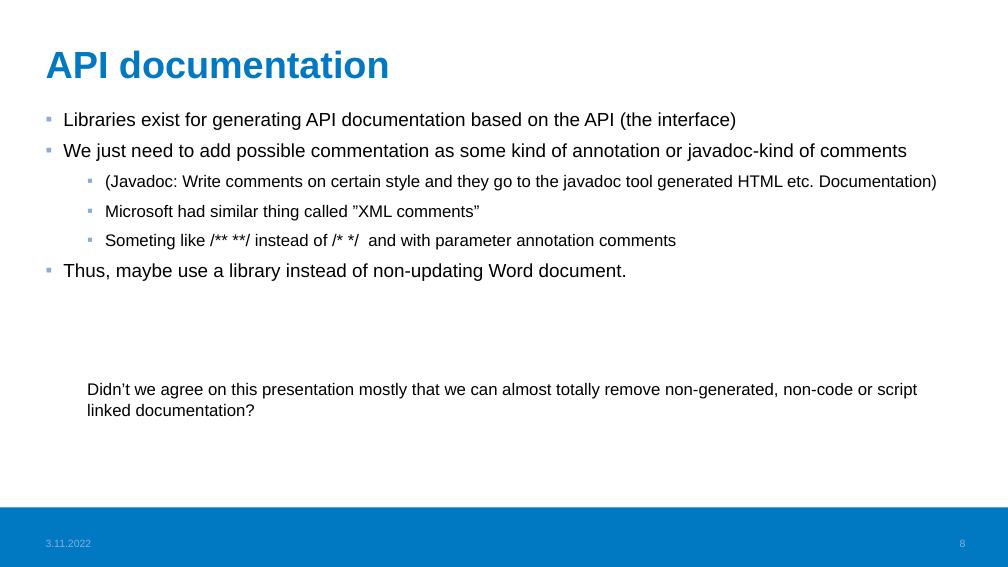
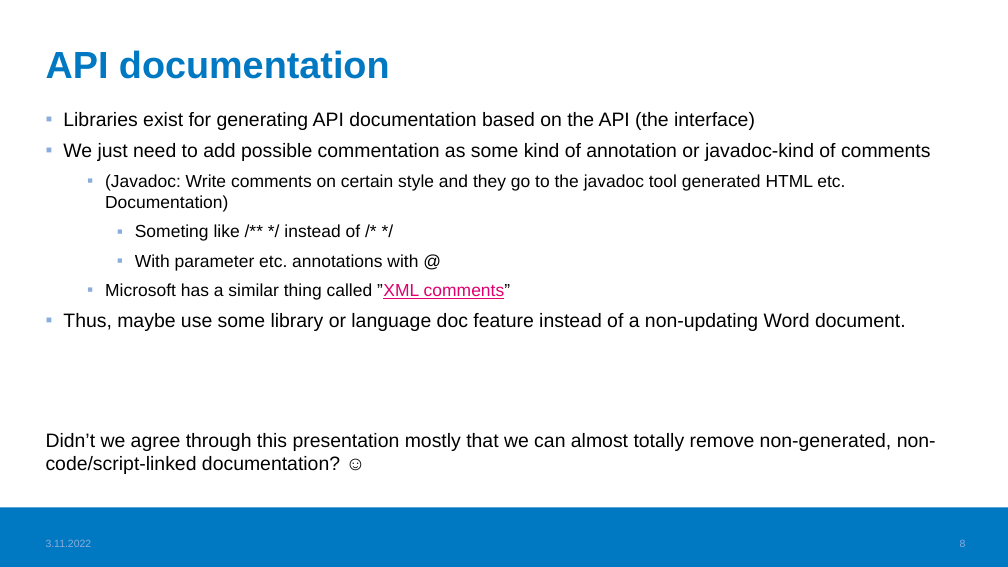
Before and after one commit to haagahelia/ohke-teknologiat, a slide deck: slide 8 of 06_ohjelmistoarkkitehtuurit_ja_patternit/documentation_principles_for_sw_projects.pptx. Drawn at 1008x567 pixels with LibreOffice and Linux fonts; fonts in the diff are those of the drawing; background and template pictures are left out. Boxes give left, top, right and bottom in pixels: in the first picture for what was removed or moved away, otherwise in the second. Text is boxed around its words. In the diff, an @@ line names an element or a change of style, - is before the commit and + after.

Commit message:
Polishing the project documentation guidelines or opinions till the last page

```diff
--- a/06_ohjelmistoarkkitehtuurit_ja_patternit/documentation_principles_for_sw_projects.pptx
+++ b/06_ohjelmistoarkkitehtuurit_ja_patternit/documentation_principles_for_sw_projects.pptx
@@ text at (63,112,931,212): size 18 to 18.5 pt in "Libraries exist for generating API documentation based ...", "We just need to add possible commentation ..."; size 16 to 16.6 pt in "(Javadoc: Write comments on certain style and ..." @@
@@ text at (46,224,936,474): text changed; size 16 to 18.5 pt @@
-  ▪ Microsoft had similar thing called ”XML comments”
-  ▪ Someting like /** **/ instead of /* */ and with parameter annotation comments
-▪ Thus, maybe use a library instead of non-updating Word document.
-  Didn’t we agree on this presentation mostly that we can almost totally remove non-generated, non-code or script linked documentation?
+    ▪ Someting like /** */ instead of /* */
+    ▪ With parameter etc. annotations with @
+  ▪ Microsoft has a similar thing called ”XML comments”
+▪ Thus, maybe use some library or language doc feature instead of a non-updating Word document.
+Didn’t we agree through this presentation mostly that we can almost totally remove non-generated, non-code/script-linked documentation? ☺
```
Also in this commit, not shown: 2 other slides changed, 1 other file.
